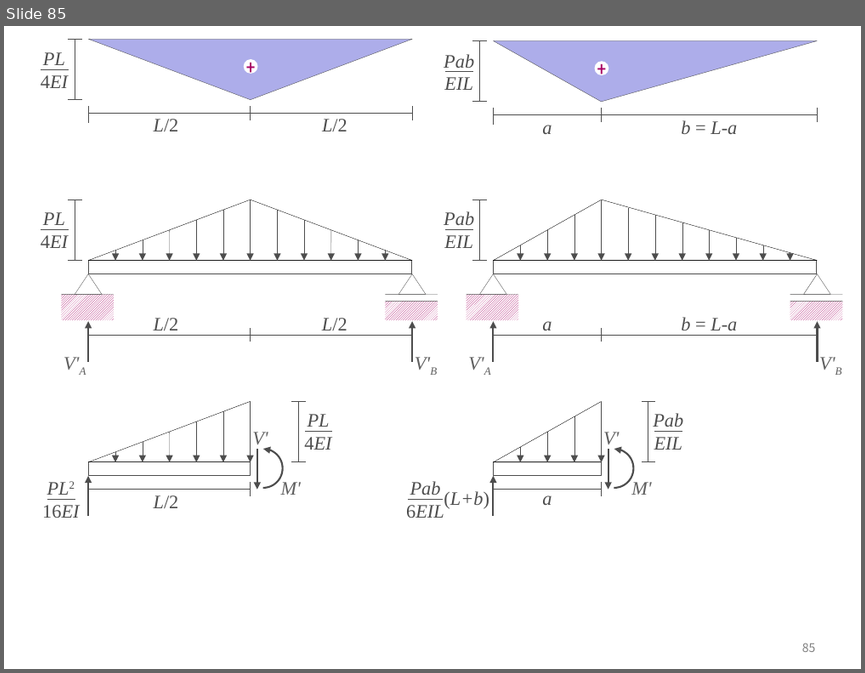
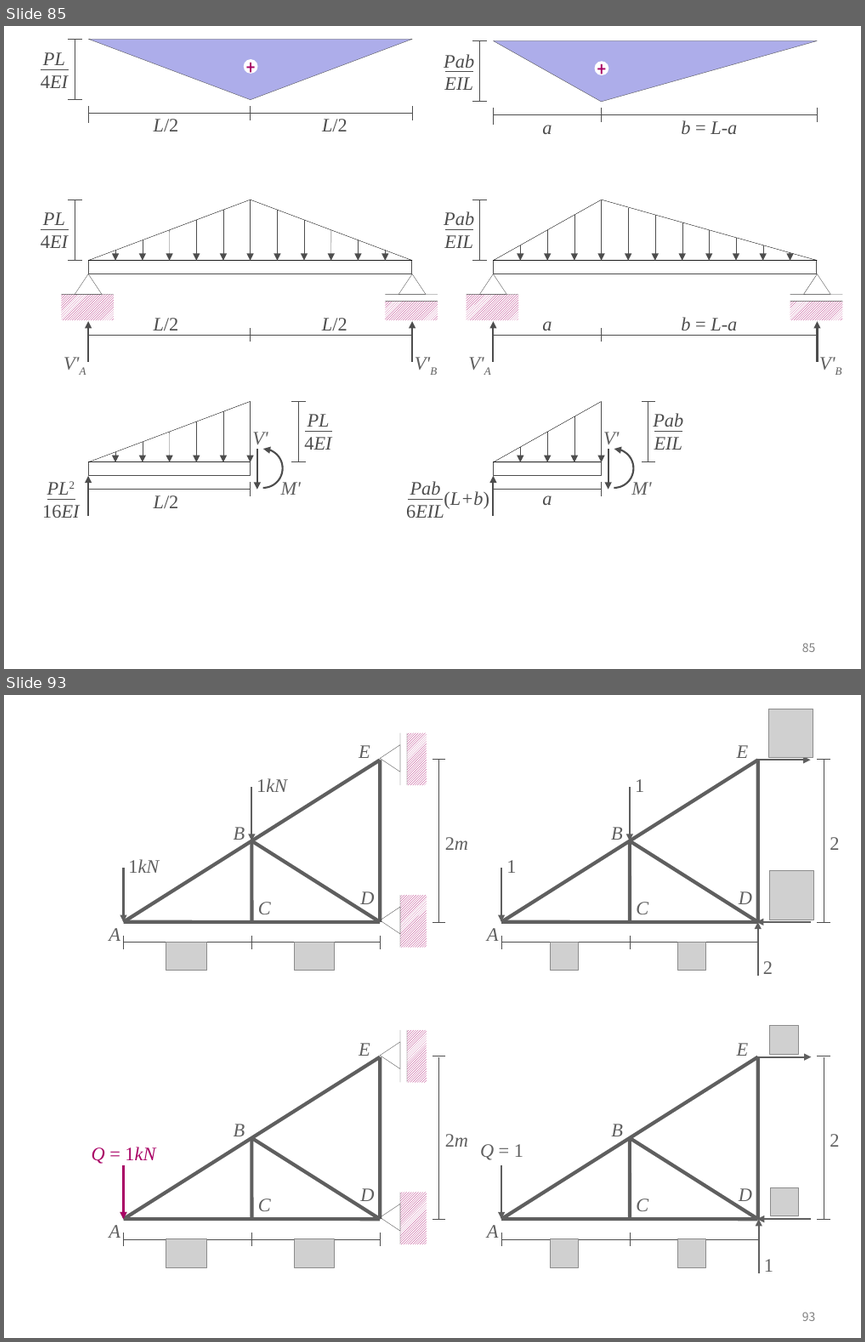
Before and after one commit to ironbell87/structural_mechanics_II, a slide deck: figures.pptx. Shown one above the other, each under a label of ours: slide 85 before the commit, slides 85 and 93 after it; the slides between them are not shown. The pictures are 865x673 and 865x1342 pixels, drawn with LibreOffice and Linux fonts; fonts in the diff are those of the drawing; grey boxes stand for pictures. Boxes give left, top, right and bottom in pixels: in the first picture for what was removed or moved away, otherwise in the second. Text is boxed around its words. In the diff, an @@ line names an element or a change of style, - is before the commit and + after.

```diff
--- a/figures.pptx
+++ b/figures.pptx
@@ slide 93 added at <box>4,695,861,1338</box>, background #FFFFFF; not listed: 1 template element that a slide beside it also shows @@
@@ group added at <box>109,732,468,970</box>: 15 lines, 8 texts, 2 arrows, 2 rectangles, 2 triangles, 2 pictures @@
+A
+1kN
+2m
+1kN
+C
+D
+E
+B
@@ group added at <box>487,709,839,976</box>: 12 lines, 9 texts, 5 arrows, 4 pictures @@
+A
+1
+2
+1
+C
+D
+E
+B
+2
@@ group added at <box>92,1030,468,1267</box>: 15 lines, 7 texts, 2 rectangles, 2 triangles, 2 pictures, 2 arrows @@
+A
+2m
+C
+D
+E
+B
+Q = 1kN
@@ group added at <box>480,1026,839,1272</box>: 12 lines, 8 texts, 4 pictures, 4 arrows @@
+A
+2
+Q = 1
+C
+D
+E
+B
+1
```
Also in this commit, not shown: 8 other slides added, 59 other files.
